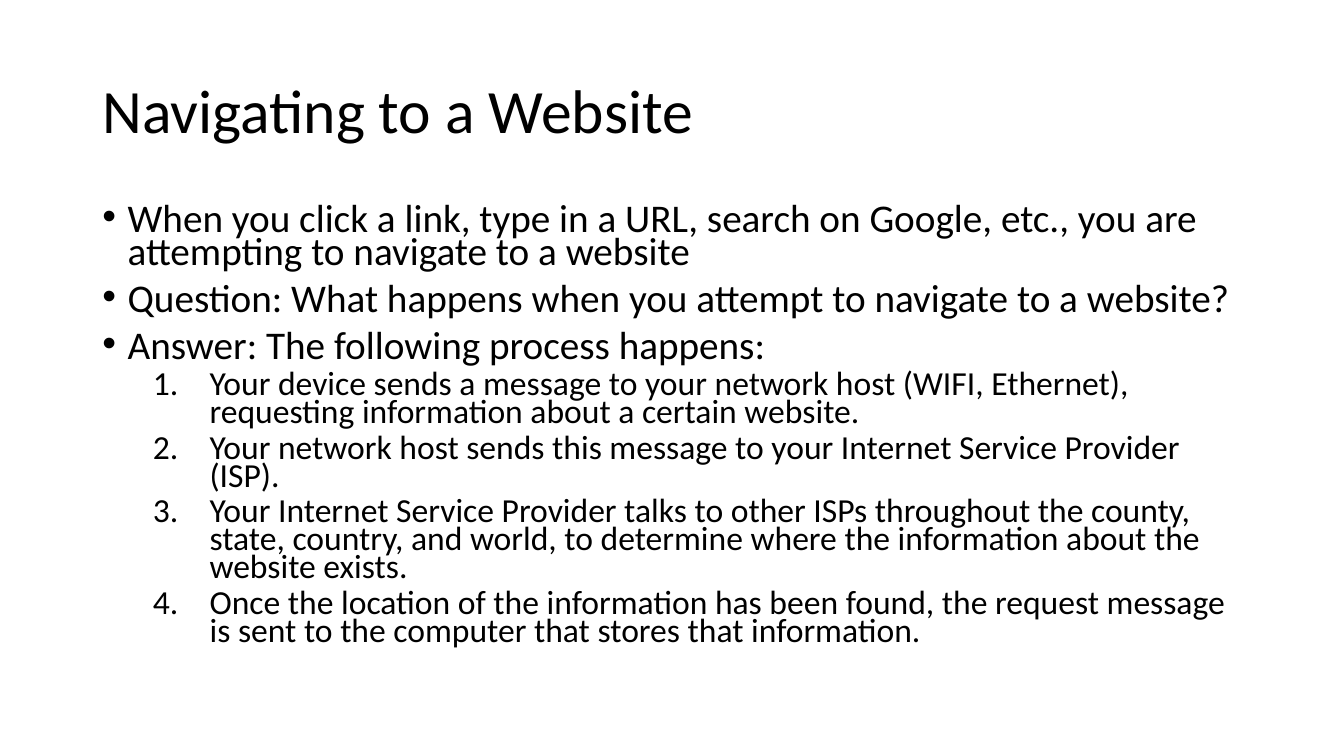
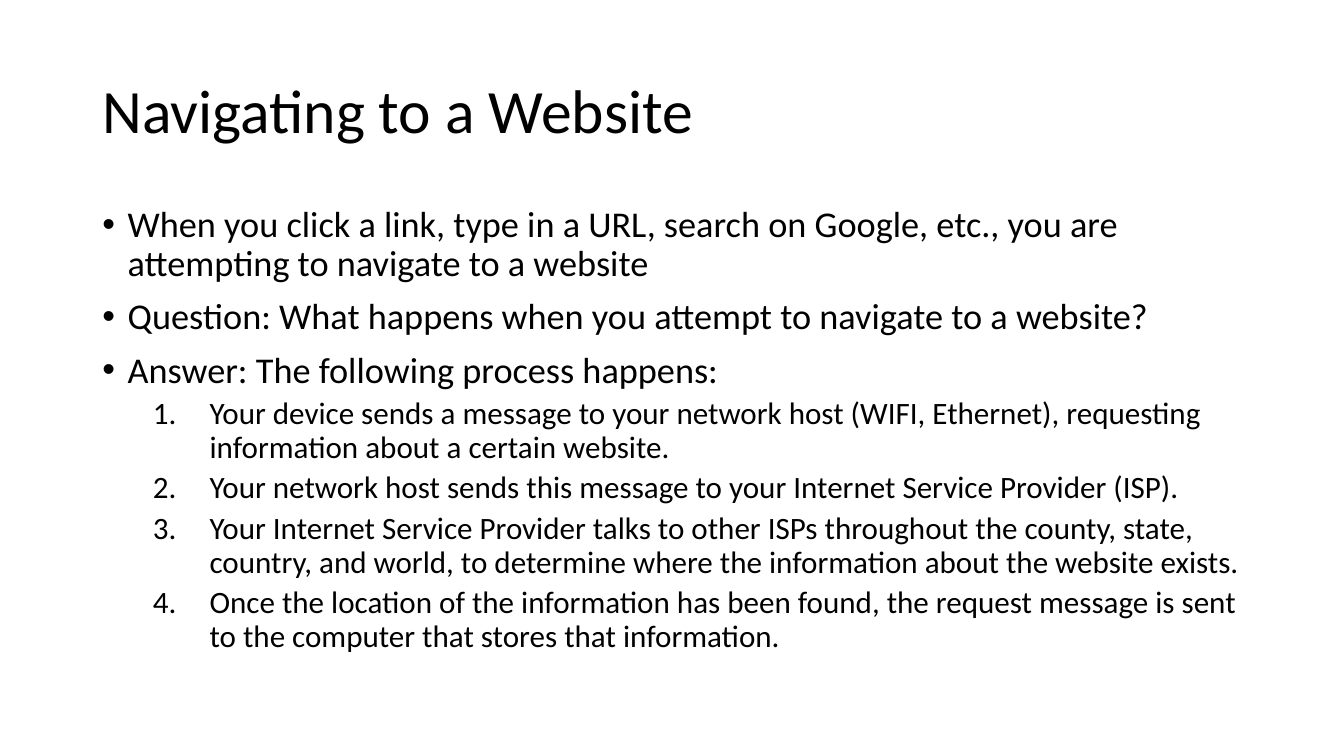
Before and after one commit to MrJoshGross/Course-Curricular-Material, a slide deck: slide 8 of wip/Lecture 7 - Introduction to the Internet.pptx (slide 11 before the commit). Drawn at 1344x756 pixels with LibreOffice and Linux fonts; fonts in the diff are those of the drawing. Boxes give left, top, right and bottom in pixels: in the first picture for what was removed or moved away, otherwise in the second. Text is boxed around its words. In the diff, an @@ line names an element or a change of style, - is before the commit and + after.

```diff
--- a/wip/Lecture 7 - Introduction to the Internet.pptx
+++ b/wip/Lecture 7 - Introduction to the Internet.pptx
@@ text "When you click a link, ..." at (128, 211, 1239, 652): size 28 to 25.9 pt in "When you click a link, type in ...", "Question: What happens when you attempt to ...", "Answer: The following process happens:"; size 24 to 22.2 pt in "Your device sends a message to your ...", "Your network host sends this message to ...", "Your Internet Service Provider talks to other ...", "Once the location of the information has ..."; line spacing 0.7 to 0.9 @@
```
Also in this commit, not shown: 4 other slides changed, 6 slides added, 3 slides removed, 1 other file.
